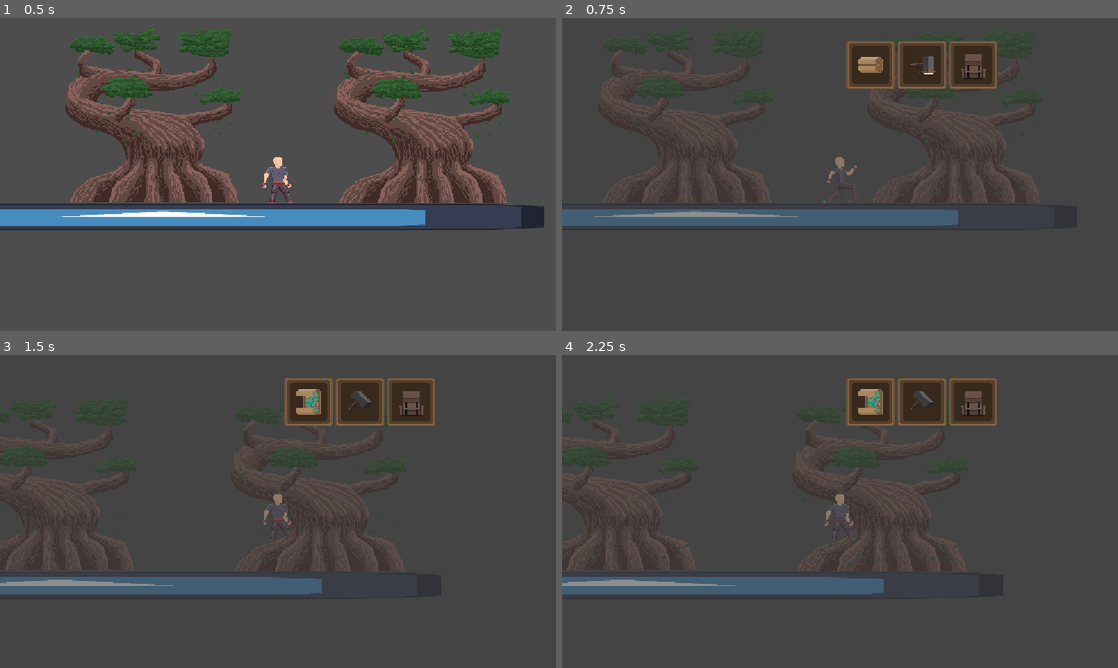
Above: before the commit, frames 1-4 (two rows, left to right).
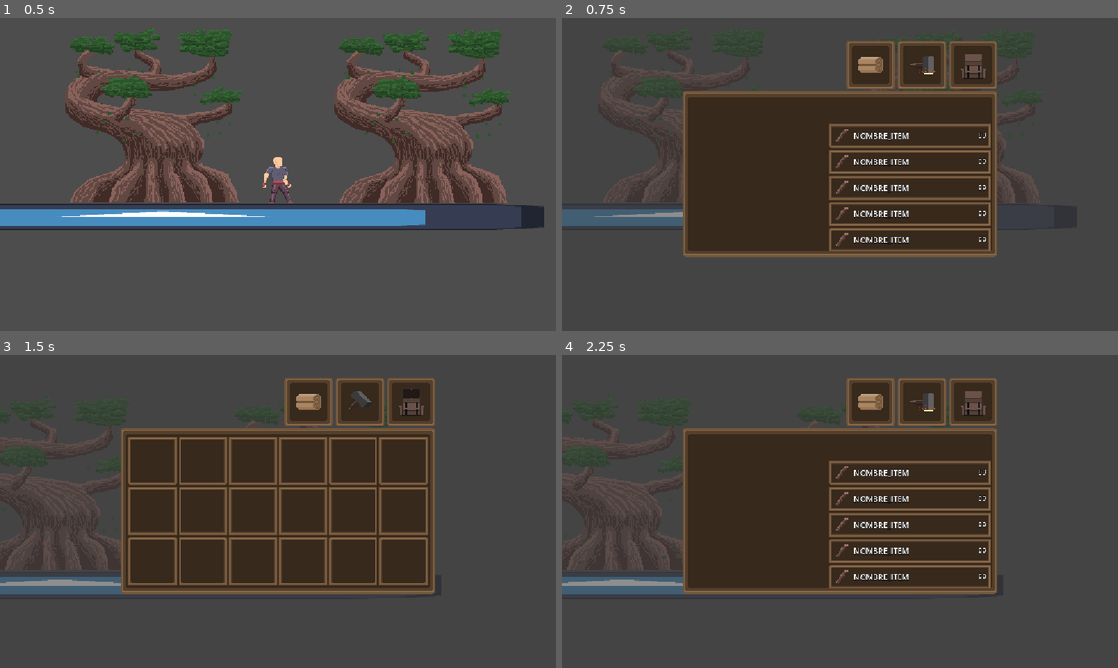
Above: after the commit, the same moments.

Repository: kelvinocampo/GD_TESTS
Game: Godot game, scene res://juego/juego.tscn
Two runs of this game, one before a commit and one after it. Both use one fixed random seed, a clock stepped at 60 frames per second and the inputs below. The engine's default icon, where the game draws it, is replaced by a stand-in: a white triangle on a blue panel in a dark square.
Inputs (mouse positions are in pixels of both pictures, inside the frame that each line leads up to):
- Up to frame 1 (0.5 s): no input
- Up to frame 2 (0.75 s): hold Right (derecha) from 0.53 s (still down); tap C (craft) at 0.6 s
- Up to frame 3 (1.5 s): tap Up (arriba) at 0.77 s; tap M (mapa) at 0.8 s; release Right (derecha) at 1.25 s; click (411, 401) at 1.25 s
- Up to frame 4 (2.25 s): click (923, 401) at 2 s

Frame 1 is identical in both runs. In frame 2, 26% of the frame differs, in the area x 21-79%, y 23-77%; in frame 3, 26%; in frame 4, 27%, in the area x 21-79%, y 10-77%.

Commit message:
feat: implement inventory management system with item addition, removal, and quantity retrieval

Diff:
--- a/CRAFT_TRADE/data/inventario_data.gd
+++ b/CRAFT_TRADE/data/inventario_data.gd
@@ -30,3 +30,28 @@
 		slot.cantidad = cantidad_a_mover
 		restante -= cantidad_a_mover
 	update.emit()
+
+func conseguir_cantidad(item_data: ItemData) -> int:
+	if item_data == null:
+		return 0
+
+	var cantidad_total = 0
+	for slot in items:
+		if slot.item == item_data:
+			cantidad_total += slot.cantidad
+	return cantidad_total
+
+func remover(item: ItemData, cantidad_a_eliminar: int):
+	if item == null or cantidad_a_eliminar <= 0:
+		return
+	var restante = cantidad_a_eliminar
+	var item_slots = items.filter(func(slot): return slot.item == item)
+	for slot in item_slots:
+		if restante == 0:
+			break # Todo eliminado
+		var espacio_disponible = item.max_stack - slot.cantidad
+		if espacio_disponible > 0:
+			var cantidad_a_mover = min(restante, espacio_disponible)
+			slot.cantidad -= cantidad_a_mover
+			restante -= cantidad_a_mover
+	update.emit()
--- a/CRAFT_TRADE/juego/juego.tscn
+++ b/CRAFT_TRADE/juego/juego.tscn
@@ -3,7 +3,7 @@
 [ext_resource type="Texture2D" uid="uid://c1tp7pqe622b5" path="res://assets/icon.svg" id="1_2ka1k"]
 [ext_resource type="PackedScene" uid="uid://bjsf3q6hvbyji" path="res://jugador/jugador.tscn" id="2_pew7j"]
 [ext_resource type="PackedScene" uid="uid://ceip633tjlh40" path="res://recursos/arboles/T1/arbol_T1.tscn" id="3_iq6uk"]
-[ext_resource type="PackedScene" uid="uid://br2kr4cngqod3" path="res://menu/inventario.tscn" id="3_pew7j"]
+[ext_resource type="PackedScene" uid="uid://br2kr4cngqod3" path="res://menu/menu.tscn" id="3_pew7j"]
 [ext_resource type="Resource" uid="uid://1ynwada7q6m5" path="res://menu/inventory.tres" id="4_qnwci"]
 [ext_resource type="PackedScene" uid="uid://bhww8i52muw1q" path="res://recursos/piedras/T1/piedra_T1.tscn" id="6_cwd5m"]
 
--- /dev/null
+++ b/CRAFT_TRADE/menu/craft_item/craft_item.tscn
@@ -0,0 +1,69 @@
+[gd_scene load_steps=9 format=3 uid="uid://dhaptxhhumvho"]
+
+[ext_resource type="Texture2D" uid="uid://cn6k0sov78dei" path="res://assets/ICONS.png" id="1_mpw5v"]
+[ext_resource type="Texture2D" uid="uid://fnk8lfj213rr" path="res://assets/ITEMS.png" id="2_wf5i4"]
+
+[sub_resource type="StyleBoxEmpty" id="StyleBoxEmpty_043lm"]
+
+[sub_resource type="StyleBoxEmpty" id="StyleBoxEmpty_iesyu"]
+
+[sub_resource type="StyleBoxEmpty" id="StyleBoxEmpty_iuxab"]
+
+[sub_resource type="StyleBoxEmpty" id="StyleBoxEmpty_dmxns"]
+
+[sub_resource type="StyleBoxEmpty" id="StyleBoxEmpty_3vbpa"]
+
+[sub_resource type="AtlasTexture" id="AtlasTexture_aycgx"]
+atlas = ExtResource("2_wf5i4")
+region = Rect2(0, 0, 32, 32)
+
+[node name="CRAFT_ITEM" type="Button"]
+custom_minimum_size = Vector2(0, 50)
+mouse_default_cursor_shape = 2
+theme_override_styles/normal = SubResource("StyleBoxEmpty_043lm")
+theme_override_styles/pressed = SubResource("StyleBoxEmpty_iesyu")
+theme_override_styles/hover = SubResource("StyleBoxEmpty_iuxab")
+theme_override_styles/disabled = SubResource("StyleBoxEmpty_dmxns")
+theme_override_styles/focus = SubResource("StyleBoxEmpty_3vbpa")
+
+[node name="NinePatchRect" type="NinePatchRect" parent="."]
+layout_mode = 1
+anchors_preset = 15
+anchor_right = 1.0
+anchor_bottom = 1.0
+grow_horizontal = 2
+grow_vertical = 2
+texture = ExtResource("1_mpw5v")
+region_rect = Rect2(1, 65, 30, 30)
+patch_margin_left = 7
+patch_margin_top = 7
+patch_margin_right = 7
+patch_margin_bottom = 7
+
+[node name="Sprite2D" type="Sprite2D" parent="NinePatchRect"]
+position = Vector2(25, 25)
+scale = Vector2(1.0000002, 1.0000002)
+texture = SubResource("AtlasTexture_aycgx")
+
+[node name="NOMBRE" type="Label" parent="NinePatchRect"]
+layout_mode = 0
+offset_left = 50.0
+offset_top = 13.0
+offset_right = 165.0
+offset_bottom = 36.0
+theme_override_colors/font_outline_color = Color(0, 0, 0, 1)
+theme_override_constants/outline_size = 4
+text = "NOMBRE_ITEM"
+
+[node name="CANTIDAD" type="Label" parent="NinePatchRect"]
+layout_mode = 0
+offset_left = 241.0
+offset_top = 13.0
+offset_right = 323.0
+offset_bottom = 36.0
+theme_override_colors/font_outline_color = Color(0, 0, 0, 1)
+theme_override_constants/outline_size = 4
+theme_override_font_sizes/font_size = 12
+text = "99"
+horizontal_alignment = 2
+vertical_alignment = 1
--- a/CRAFT_TRADE/menu/inventario.gd
+++ b/CRAFT_TRADE/menu/menu.gd
@@ -8,6 +8,8 @@
 @onready var toggle_map = $ColorRect/MAP_TOGGLE/AnimatedSprite2D
 
 @onready var inventario_ui = $ColorRect/UI_INVENTARIO
+@onready var craft_ui = $ColorRect/UI_CRAFT
+#@onready var mapa_ui = $ColorRect/UI_MAPA
 var abierto = false
 var menu = ""
 
@@ -31,13 +33,13 @@
 	if menu == "":
 		cerrar()
 
-func control_menu(accion):
-	if Input.is_action_just_pressed(accion) and menu != accion:
+func control_menu(accion, button_pressed = ""):
+	if (Input.is_action_just_pressed(accion) and menu != accion) or (button_pressed and menu != button_pressed):
 		menu = accion
 		update_UI()
 		abrir()
 		return
-	elif Input.is_action_just_pressed(accion) and menu == accion:
+	elif (Input.is_action_just_pressed(accion) and menu == accion) or (button_pressed and menu == button_pressed):
 		menu = ""
 
 func abrir():
@@ -50,6 +52,8 @@
 
 func update_UI():
 	inventario_ui.visible = false
+	craft_ui.visible = false
+	#mapa_ui.visible = false
 	toggle_inventario.play("default")
 	toggle_craft.play("default")
 	toggle_map.play("default")
@@ -57,8 +61,10 @@
 		inventario_ui.visible = true
 		toggle_inventario.play("open")
 	elif menu == "craft":
+		craft_ui.visible = true
 		toggle_craft.play("open")
 	elif menu == "mapa":
+		#mapa_ui.visible = true
 		toggle_map.play("open")
 
 func _on_toggle_inv_pressed() -> void:
@@ -67,3 +73,12 @@
 			cerrar()
 		else:
 			abrir()
+
+func _on_inventory_toggle_pressed() -> void:
+	control_menu("inventario", "inventario")
+
+func _on_craft_toggle_pressed() -> void:
+	control_menu("craft", "craft")
+
+func _on_map_toggle_pressed() -> void:
+	control_menu("mapa", "mapa")
--- a/CRAFT_TRADE/menu/inventario.tscn
+++ b/CRAFT_TRADE/menu/menu.tscn
@@ -1,9 +1,27 @@
-[gd_scene load_steps=19 format=3 uid="uid://br2kr4cngqod3"]
-
-[ext_resource type="Script" uid="uid://h0jhjfjklyn3" path="res://menu/inventario.gd" id="1_hswsb"]
-[ext_resource type="Texture2D" uid="uid://c6lgnvksqkjcx" path="res://assets/interface.png" id="3_1ji4w"]
-[ext_resource type="PackedScene" uid="uid://c7rim0vna0i48" path="res://menu/slot/slot.tscn" id="3_mu20r"]
-[ext_resource type="Texture2D" uid="uid://cn6k0sov78dei" path="res://assets/ICONS.png" id="4_1ji4w"]
+[gd_scene load_steps=26 format=3 uid="uid://br2kr4cngqod3"]
+
+[ext_resource type="Script" uid="uid://h0jhjfjklyn3" path="res://menu/menu.gd" id="1_pbjm4"]
+[ext_resource type="Texture2D" uid="uid://c6lgnvksqkjcx" path="res://assets/interface.png" id="2_svuvw"]
+[ext_resource type="PackedScene" uid="uid://c7rim0vna0i48" path="res://menu/slot/slot.tscn" id="3_juveg"]
+[ext_resource type="PackedScene" uid="uid://dhaptxhhumvho" path="res://menu/craft_item/craft_item.tscn" id="4_svuvw"]
+[ext_resource type="Texture2D" uid="uid://cn6k0sov78dei" path="res://assets/ICONS.png" id="4_v6yed"]
+
+[sub_resource type="StyleBoxEmpty" id="StyleBoxEmpty_svuvw"]
+
+[sub_resource type="StyleBoxEmpty" id="StyleBoxEmpty_juveg"]
+
+[sub_resource type="StyleBoxEmpty" id="StyleBoxEmpty_v6yed"]
+
+[sub_resource type="StyleBoxEmpty" id="StyleBoxEmpty_s4hbh"]
+
+[sub_resource type="StyleBoxEmpty" id="StyleBoxEmpty_6fswf"]
+
+[sub_resource type="Theme" id="Theme_bc54p"]
+VScrollBar/styles/grabber = SubResource("StyleBoxEmpty_svuvw")
+VScrollBar/styles/grabber_highlight = SubResource("StyleBoxEmpty_juveg")
+VScrollBar/styles/grabber_pressed = SubResource("StyleBoxEmpty_v6yed")
+VScrollBar/styles/scroll = SubResource("StyleBoxEmpty_s4hbh")
+VScrollBar/styles/scroll_focus = SubResource("StyleBoxEmpty_6fswf")
 
 [sub_resource type="StyleBoxEmpty" id="StyleBoxEmpty_t2sse"]
 
@@ -96,8 +114,8 @@
 "speed": 5.0
 }]
 
-[node name="INVENTARIO" type="CanvasLayer"]
-script = ExtResource("1_hswsb")
+[node name="MENU" type="CanvasLayer"]
+script = ExtResource("1_pbjm4")
 
 [node name="ColorRect" type="ColorRect" parent="."]
 anchors_preset = 15
@@ -108,6 +126,7 @@
 color = Color(0.23921569, 0.23921569, 0.23921569, 0.5803922)
 
 [node name="UI_INVENTARIO" type="NinePatchRect" parent="ColorRect"]
+visible = false
 layout_mode = 1
 anchors_preset = 8
 anchor_left = 0.5
@@ -143,58 +162,115 @@
 grow_vertical = 2
 columns = 6
 
-[node name="Slot" parent="ColorRect/UI_INVENTARIO/GridContainer" instance=ExtResource("3_mu20r")]
-layout_mode = 2
-
-[node name="Slot2" parent="ColorRect/UI_INVENTARIO/GridContainer" instance=ExtResource("3_mu20r")]
-layout_mode = 2
-
-[node name="Slot3" parent="ColorRect/UI_INVENTARIO/GridContainer" instance=ExtResource("3_mu20r")]
-layout_mode = 2
-
-[node name="Slot4" parent="ColorRect/UI_INVENTARIO/GridContainer" instance=ExtResource("3_mu20r")]
-layout_mode = 2
-
-[node name="Slot5" parent="ColorRect/UI_INVENTARIO/GridContainer" instance=ExtResource("3_mu20r")]
-layout_mode = 2
-
-[node name="Slot6" parent="ColorRect/UI_INVENTARIO/GridContainer" instance=ExtResource("3_mu20r")]
-layout_mode = 2
-
-[node name="Slot7" parent="ColorRect/UI_INVENTARIO/GridContainer" instance=ExtResource("3_mu20r")]
-layout_mode = 2
-
-[node name="Slot8" parent="ColorRect/UI_INVENTARIO/GridContainer" instance=ExtResource("3_mu20r")]
-layout_mode = 2
-
-[node name="Slot9" parent="ColorRect/UI_INVENTARIO/GridContainer" instance=ExtResource("3_mu20r")]
-layout_mode = 2
-
-[node name="Slot10" parent="ColorRect/UI_INVENTARIO/GridContainer" instance=ExtResource("3_mu20r")]
-layout_mode = 2
-
-[node name="Slot11" parent="ColorRect/UI_INVENTARIO/GridContainer" instance=ExtResource("3_mu20r")]
-layout_mode = 2
-
-[node name="Slot12" parent="ColorRect/UI_INVENTARIO/GridContainer" instance=ExtResource("3_mu20r")]
-layout_mode = 2
-
-[node name="Slot13" parent="ColorRect/UI_INVENTARIO/GridContainer" instance=ExtResource("3_mu20r")]
-layout_mode = 2
-
-[node name="Slot14" parent="ColorRect/UI_INVENTARIO/GridContainer" instance=ExtResource("3_mu20r")]
-layout_mode = 2
-
-[node name="Slot15" parent="ColorRect/UI_INVENTARIO/GridContainer" instance=ExtResource("3_mu20r")]
-layout_mode = 2
-
-[node name="Slot16" parent="ColorRect/UI_INVENTARIO/GridContainer" instance=ExtResource("3_mu20r")]
-layout_mode = 2
-
-[node name="Slot17" parent="ColorRect/UI_INVENTARIO/GridContainer" instance=ExtResource("3_mu20r")]
-layout_mode = 2
-
-[node name="Slot18" parent="ColorRect/UI_INVENTARIO/GridContainer" instance=ExtResource("3_mu20r")]
+[node name="Slot" parent="ColorRect/UI_INVENTARIO/GridContainer" instance=ExtResource("3_juveg")]
+layout_mode = 2
+
+[node name="Slot2" parent="ColorRect/UI_INVENTARIO/GridContainer" instance=ExtResource("3_juveg")]
+layout_mode = 2
+
+[node name="Slot3" parent="ColorRect/UI_INVENTARIO/GridContainer" instance=ExtResource("3_juveg")]
+layout_mode = 2
+
+[node name="Slot4" parent="ColorRect/UI_INVENTARIO/GridContainer" instance=ExtResource("3_juveg")]
+layout_mode = 2
+
+[node name="Slot5" parent="ColorRect/UI_INVENTARIO/GridContainer" instance=ExtResource("3_juveg")]
+layout_mode = 2
+
+[node name="Slot6" parent="ColorRect/UI_INVENTARIO/GridContainer" instance=ExtResource("3_juveg")]
+layout_mode = 2
+
+[node name="Slot7" parent="ColorRect/UI_INVENTARIO/GridContainer" instance=ExtResource("3_juveg")]
+layout_mode = 2
+
+[node name="Slot8" parent="ColorRect/UI_INVENTARIO/GridContainer" instance=ExtResource("3_juveg")]
+layout_mode = 2
+
+[node name="Slot9" parent="ColorRect/UI_INVENTARIO/GridContainer" instance=ExtResource("3_juveg")]
+layout_mode = 2
+
+[node name="Slot10" parent="ColorRect/UI_INVENTARIO/GridContainer" instance=ExtResource("3_juveg")]
+layout_mode = 2
+
+[node name="Slot11" parent="ColorRect/UI_INVENTARIO/GridContainer" instance=ExtResource("3_juveg")]
+layout_mode = 2
+
+[node name="Slot12" parent="ColorRect/UI_INVENTARIO/GridContainer" instance=ExtResource("3_juveg")]
+layout_mode = 2
+
+[node name="Slot13" parent="ColorRect/UI_INVENTARIO/GridContainer" instance=ExtResource("3_juveg")]
+layout_mode = 2
+
+[node name="Slot14" parent="ColorRect/UI_INVENTARIO/GridContainer" instance=ExtResource("3_juveg")]
+layout_mode = 2
+
+[node name="Slot15" parent="ColorRect/UI_INVENTARIO/GridContainer" instance=ExtResource("3_juveg")]
+layout_mode = 2
+
+[node name="Slot16" parent="ColorRect/UI_INVENTARIO/GridContainer" instance=ExtResource("3_juveg")]
+layout_mode = 2
+
+[node name="Slot17" parent="ColorRect/UI_INVENTARIO/GridContainer" instance=ExtResource("3_juveg")]
+layout_mode = 2
+
+[node name="Slot18" parent="ColorRect/UI_INVENTARIO/GridContainer" instance=ExtResource("3_juveg")]
+layout_mode = 2
+
+[node name="UI_CRAFT" type="NinePatchRect" parent="ColorRect"]
+layout_mode = 1
+anchors_preset = 8
+anchor_left = 0.5
+anchor_top = 0.5
+anchor_right = 0.5
+anchor_bottom = 0.5
+offset_left = -326.0
+offset_top = -172.0
+offset_right = 326.0
+offset_bottom = 170.0
+grow_horizontal = 2
+grow_vertical = 2
+size_flags_vertical = 3
+texture = ExtResource("2_svuvw")
+region_rect = Rect2(0, 0, 330, 330)
+patch_margin_left = 13
+patch_margin_top = 13
+patch_margin_right = 13
+patch_margin_bottom = 13
+
+[node name="ScrollContainer" type="ScrollContainer" parent="ColorRect/UI_CRAFT"]
+custom_minimum_size = Vector2(335, 262)
+layout_mode = 0
+offset_left = 304.0
+offset_top = 67.0
+offset_right = 639.0
+offset_bottom = 329.0
+theme = SubResource("Theme_bc54p")
+horizontal_scroll_mode = 0
+vertical_scroll_mode = 2
+
+[node name="VBoxContainer" type="VBoxContainer" parent="ColorRect/UI_CRAFT/ScrollContainer"]
+layout_mode = 2
+size_flags_horizontal = 3
+
+[node name="CRAFT_ITEM" parent="ColorRect/UI_CRAFT/ScrollContainer/VBoxContainer" instance=ExtResource("4_svuvw")]
+layout_mode = 2
+
+[node name="CRAFT_ITEM2" parent="ColorRect/UI_CRAFT/ScrollContainer/VBoxContainer" instance=ExtResource("4_svuvw")]
+layout_mode = 2
+
+[node name="CRAFT_ITEM4" parent="ColorRect/UI_CRAFT/ScrollContainer/VBoxContainer" instance=ExtResource("4_svuvw")]
+layout_mode = 2
+
+[node name="CRAFT_ITEM3" parent="ColorRect/UI_CRAFT/ScrollContainer/VBoxContainer" instance=ExtResource("4_svuvw")]
+layout_mode = 2
+
+[node name="CRAFT_ITEM5" parent="ColorRect/UI_CRAFT/ScrollContainer/VBoxContainer" instance=ExtResource("4_svuvw")]
+layout_mode = 2
+
+[node name="CRAFT_ITEM7" parent="ColorRect/UI_CRAFT/ScrollContainer/VBoxContainer" instance=ExtResource("4_svuvw")]
+layout_mode = 2
+
+[node name="CRAFT_ITEM6" parent="ColorRect/UI_CRAFT/ScrollContainer/VBoxContainer" instance=ExtResource("4_svuvw")]
 layout_mode = 2
 
 [node name="INVENTORY_TOGGLE" type="Button" parent="ColorRect"]
@@ -289,4 +365,7 @@
 position = Vector2(50.499996, 50.499996)
 scale = Vector2(1.8437505, 1.8437505)
 sprite_frames = SubResource("SpriteFrames_jjxmn")
-animation = &"open"
+
+[connection signal="pressed" from="ColorRect/INVENTORY_TOGGLE" to="." method="_on_inventory_toggle_pressed"]
+[connection signal="pressed" from="ColorRect/CRAFT_TOGGLE" to="." method="_on_craft_toggle_pressed"]
+[connection signal="pressed" from="ColorRect/MAP_TOGGLE" to="." method="_on_map_toggle_pressed"]
Renamed: CRAFT_TRADE/menu/inventario.gd.uid -> CRAFT_TRADE/menu/menu.gd.uid
Not shown: 7 places in CRAFT_TRADE/menu/menu.tscn that only renumber resources
